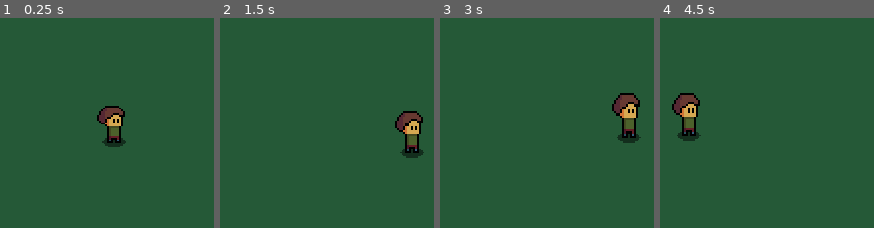
Above: before the commit, frames 1-4 (left to right).
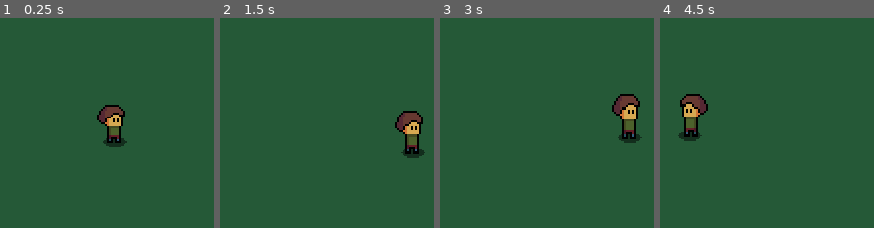
Above: after the commit, the same moments.

Repository: Zaid-mohamed/Bosses-Fighter
Game: Godot game, scene res://scenes/player/player.tscn
Same seed, same stepped clock (60 frames per second), same inputs: the game is played once before the commit and once after it.
Inputs:
- Up to frame 1 (0.25 s): no input
- Up to frame 2 (1.5 s): hold Right (ui_right) 0.53-1.28 s; hold Down (ui_down) from 1.28 s (still down)
- Up to frame 3 (3 s): release Down (ui_down) at 2.03 s; hold Right (ui_right) 2.03-2.78 s; hold Up (ui_up) from 2.78 s (still down)
- Up to frame 4 (4.5 s): release Up (ui_up) at 3.53 s; hold Left (ui_left) from 3.53 s (still down)

The runs differ from the first frame. In frame 1, 0.2% of the frame differs, in the area x 45-60%, y 41-62%; in frame 2, 0.1%; in frame 3, 0.3%; in frame 4, 1.5%, in the area x 5-23%, y 35-59%.

Commit message:
Made player look where he goes and (read description)
edietd the way that the idle animation work

Diff:
--- a/scenes/player/player.tscn
+++ b/scenes/player/player.tscn
@@ -24,18 +24,6 @@
 "update": 0,
 "values": [Vector2(1, 1), Vector2(1, 0.916667), Vector2(1, 1.125), Vector2(1, 1)]
 }
-tracks/1/type = "value"
-tracks/1/imported = false
-tracks/1/enabled = true
-tracks/1/path = NodePath("body/body:position")
-tracks/1/interp = 1
-tracks/1/loop_wrap = true
-tracks/1/keys = {
-"times": PackedFloat32Array(0, 0.2, 0.6, 0.8),
-"transitions": PackedFloat32Array(1, 1, 1, 1),
-"update": 0,
-"values": [Vector2(0, -9), Vector2(0, -8), Vector2(0, -10.5), Vector2(0, -9)]
-}
 
 [sub_resource type="Animation" id="Animation_k55mp"]
 length = 0.001
@@ -51,23 +39,15 @@
 "update": 0,
 "values": [Vector2(1, 1)]
 }
-tracks/1/type = "value"
-tracks/1/imported = false
-tracks/1/enabled = true
-tracks/1/path = NodePath("body/body:position")
-tracks/1/interp = 1
-tracks/1/loop_wrap = true
-tracks/1/keys = {
-"times": PackedFloat32Array(0),
-"transitions": PackedFloat32Array(1),
-"update": 0,
-"values": [Vector2(0, -6)]
-}
+
+[sub_resource type="Animation" id="Animation_0ig11"]
+resource_name = "Run"
 
 [sub_resource type="AnimationLibrary" id="AnimationLibrary_0txji"]
 _data = {
 "Idle": SubResource("Animation_20243"),
-"RESET": SubResource("Animation_k55mp")
+"RESET": SubResource("Animation_k55mp"),
+"Run": SubResource("Animation_0ig11")
 }
 
 [node name="player" type="CharacterBody2D"]
@@ -79,13 +59,14 @@
 [node name="body" type="Node2D" parent="."]
 
 [node name="shadow" type="Sprite2D" parent="body"]
-position = Vector2(-0.5, -4)
+position = Vector2(0, -4)
 scale = Vector2(0.75, 0.75)
 texture = ExtResource("2_h4i6m")
 
 [node name="body" type="Sprite2D" parent="body"]
-position = Vector2(0, -6)
+unique_name_in_owner = true
 texture = ExtResource("1_qqepf")
+offset = Vector2(0, -9)
 
 [node name="CollisionShape2D" type="CollisionShape2D" parent="."]
 position = Vector2(0, -3)
@@ -96,6 +77,7 @@
 position_smoothing_enabled = true
 
 [node name="Anim" type="AnimationPlayer" parent="."]
+unique_name_in_owner = true
 libraries = {
 "": SubResource("AnimationLibrary_0txji")
 }
--- a/scripts/player/player.gd
+++ b/scripts/player/player.gd
@@ -10,9 +10,20 @@
 @export var accel : float
 # deceleration
 @export var decel : float
+
+
+# onready vars
+
+@onready var body: Sprite2D = %body
+@onready var anim: AnimationPlayer = %Anim
+
+
+
+
 func _physics_process(delta: float) -> void:
 	movement()
 
+	handle_facing()
 
 
 
@@ -29,3 +40,10 @@
 	else:
 		velocity = velocity.move_toward(Vector2.ZERO, decel * get_physics_process_delta_time())
 	move_and_slide()
+
+# handles the direction the player faces
+func handle_facing():
+	if Input.is_action_just_pressed("ui_left"):
+		body.flip_h = true
+	elif Input.is_action_just_pressed("ui_right"):
+		body.flip_h = false
Not shown: 1 places in scenes/player/player.tscn that only renumber resources
